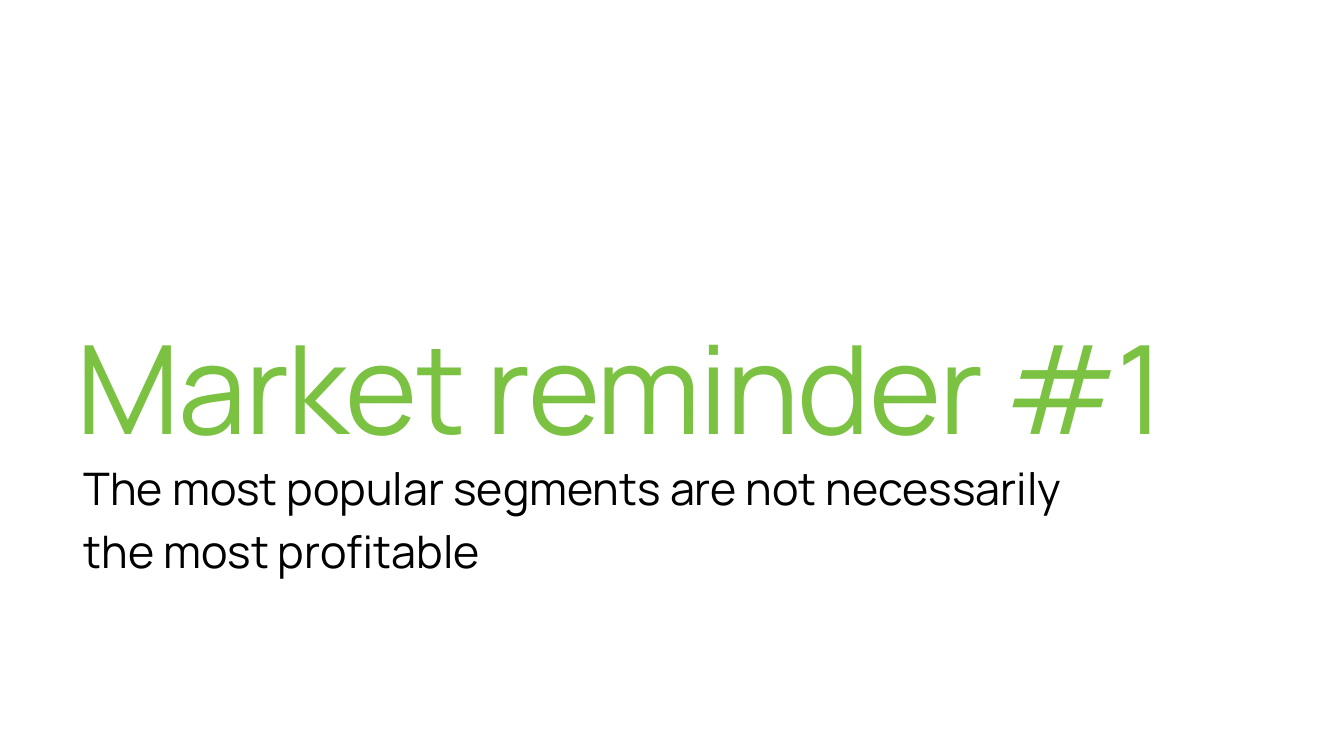
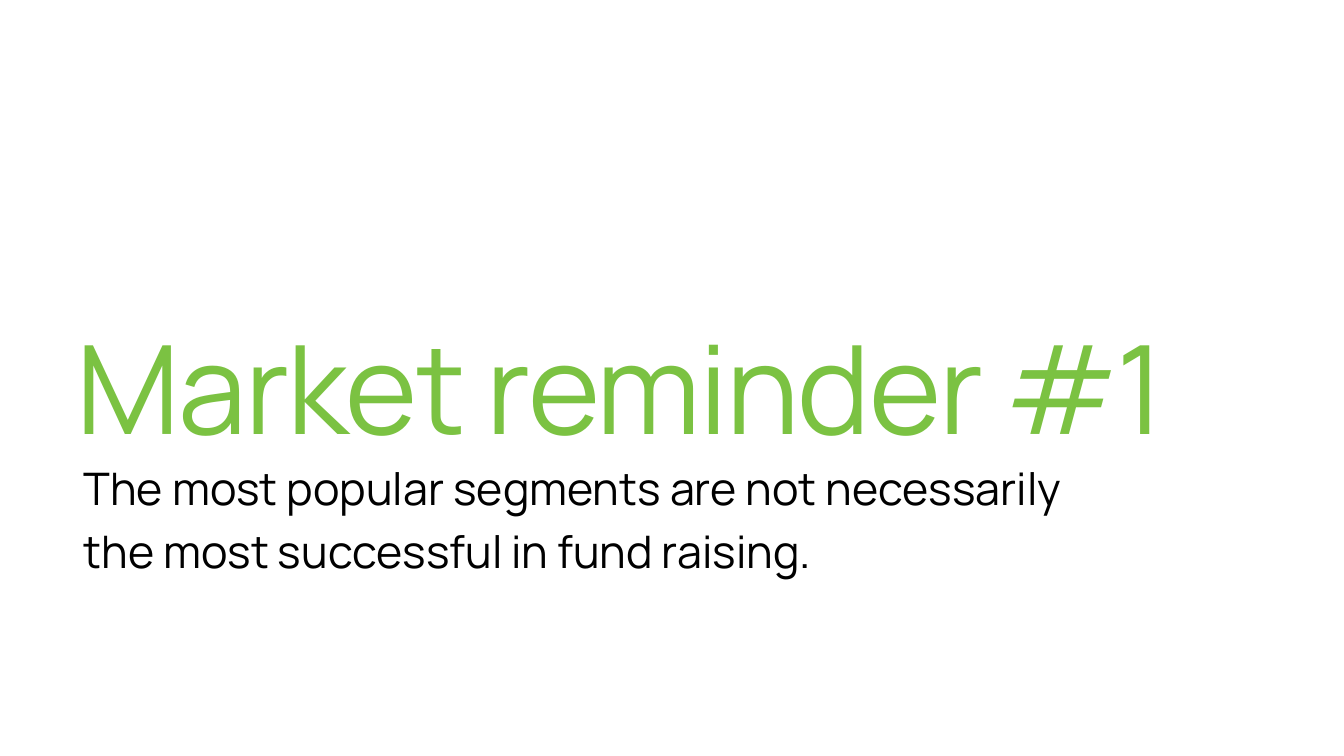
Before and after one commit to etoister/Kickstarter, a slide deck: slide 5 of KO final.pptx. Drawn at 1344x756 pixels with LibreOffice and Linux fonts; fonts in the diff are those of the drawing. Boxes give left, top, right and bottom in pixels: in the first picture for what was removed or moved away, otherwise in the second. Text is boxed around its words. In the diff, an @@ line names an element or a change of style, - is before the commit and + after.

```diff
--- a/KO final.pptx
+++ b/KO final.pptx
@@ text at (x1=84, y1=535, x2=811, y2=580): text changed @@
-the most profitable
+the most successful in fund raising.
```
Also in this commit, not shown: 4 other slides changed.
